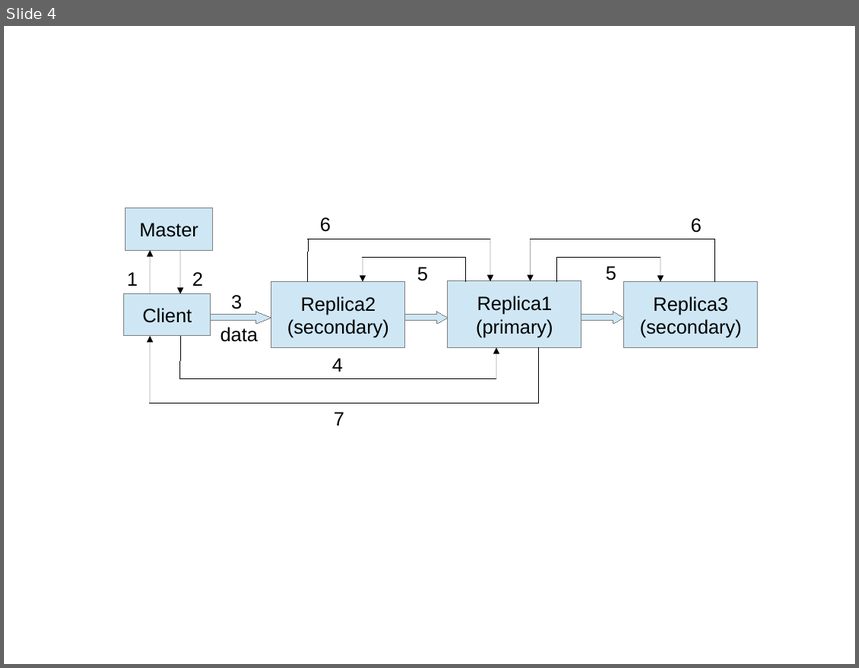
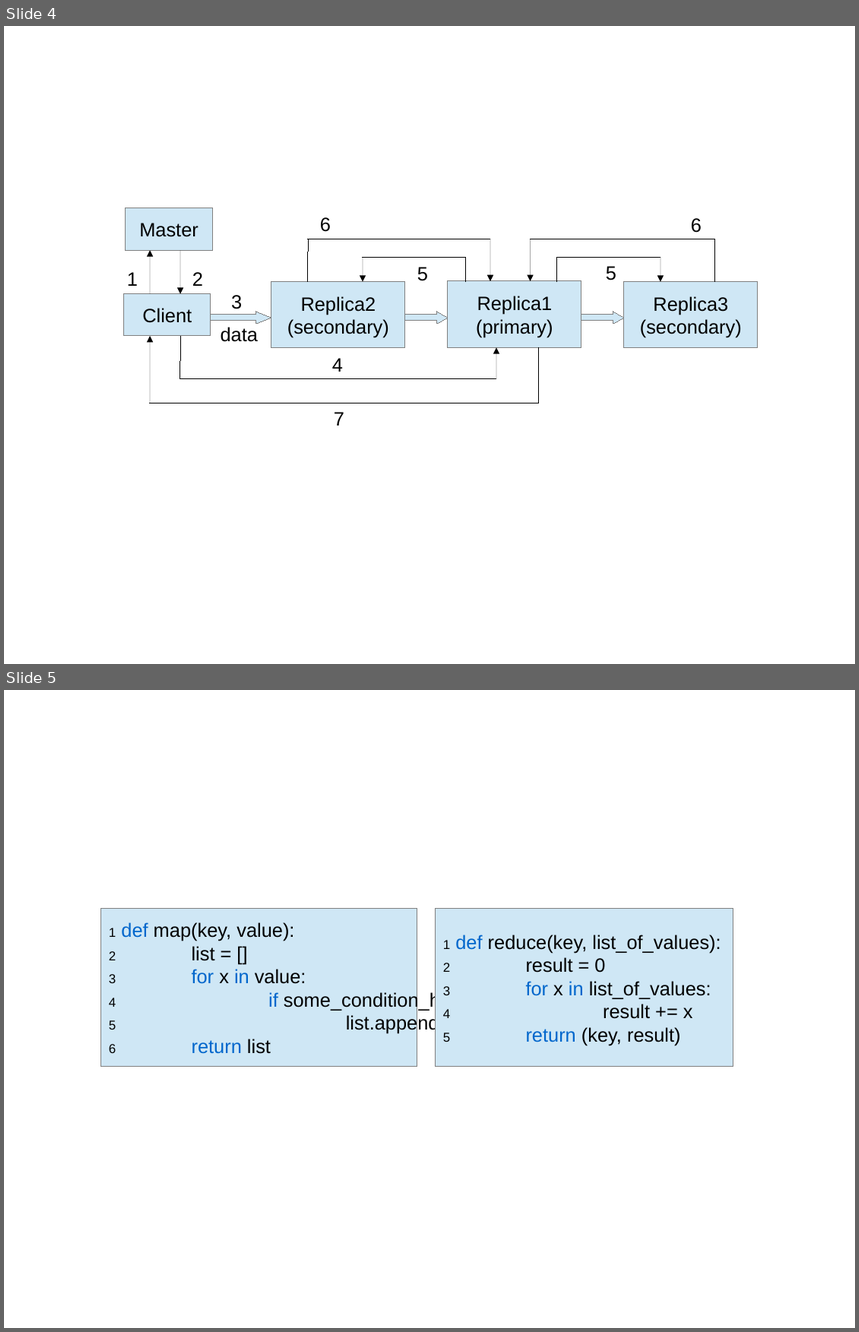
Before and after one commit to Visorgood/LambdaThesis, a slide deck: Thesis/thesis_template/images/Thesis_Images.odp. Shown one above the other, each under a label of ours: slide 4 before the commit, slides 4 and 5 after it. The pictures are 859x668 and 859x1332 pixels, drawn with LibreOffice and Linux fonts; fonts in the diff are those of the drawing. Boxes give left, top, right and bottom in pixels: in the first picture for what was removed or moved away, otherwise in the second. Text is boxed around its words. In the diff, an @@ line names an element or a change of style, - is before the commit and + after.

```diff
--- a/Thesis/thesis_template/images/Thesis_Images.odp
+++ b/Thesis/thesis_template/images/Thesis_Images.odp
@@ slide 5 added at <box>4,690,855,1328</box>, background #FFFFFF @@
@@ rectangle added at <box>101,909,417,1067</box>, fill #CFE7F5, outline #808080 0 pt, 18 pt, text #000000 @@
+1 def map(key, value):
+2 list = []
+3 for x in value:
+4 if some_condition_holds:
+5 list.append((key, x))
+6 return list
@@ rectangle added at <box>436,909,734,1067</box>, fill #CFE7F5, outline #808080 0 pt, 18 pt, text #000000 @@
+1 def reduce(key, list_of_values):
+2 result = 0
+3 for x in list_of_values:
+4 result += x
+5 return (key, result)
```
Also in this commit, not shown: 1 slide changed, 1 other slide added, 15 other files.
